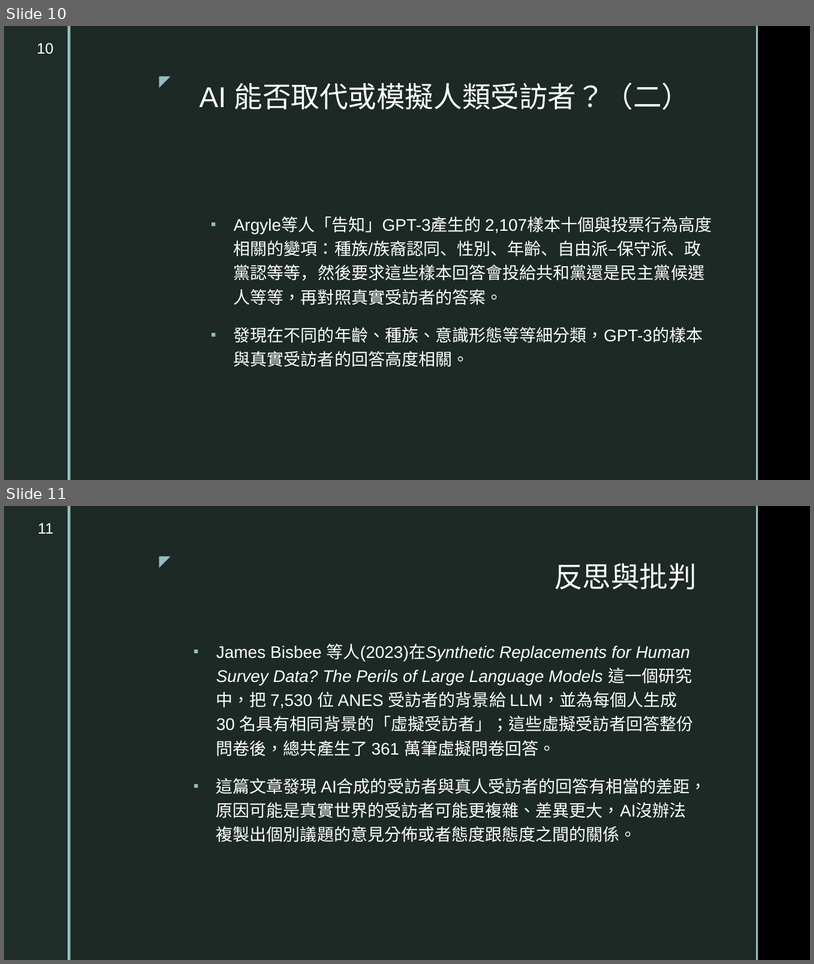
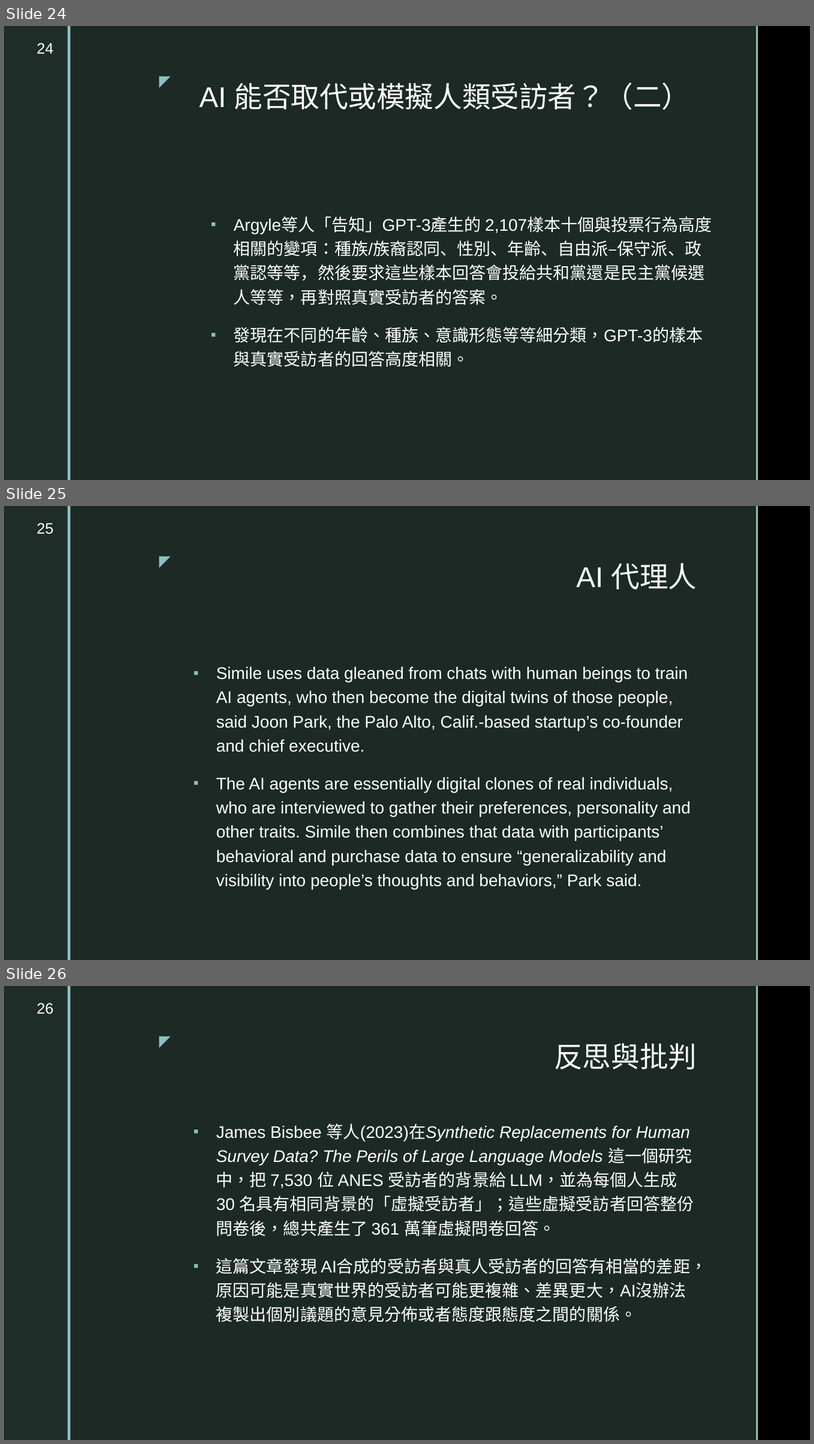
Before and after one commit to TsaiChiahung/PublicOpinion2026, a slide deck: 投影片/民意與調查Week12.pptx. Shown one above the other, each under a label of ours: slides 10 and 11 before the commit, slides 24, 25 and 26 after it. The pictures are 814x964 and 814x1444 pixels, drawn with LibreOffice and Linux fonts; fonts in the diff are those of the drawing; background and template pictures are left out. Boxes give left, top, right and bottom in pixels: in the first picture for what was removed or moved away, otherwise in the second. Text is boxed around its words. In the diff, an @@ line names an element or a change of style, - is before the commit and + after.

```diff
--- a/投影片/民意與調查Week12.pptx
+++ b/投影片/民意與調查Week12.pptx
@@ slide 25 added at <box>4,506,810,960</box>, background picture (left out); not listed: 5 template elements that a slide beside it also shows @@
@@ page number added at <box>37,523,54,534</box>, 18 pt, text #FFFFFF @@
+25
@@ title added at <box>576,563,697,589</box>, 34 pt, text #FFFFFF @@
+AI 代理人
@@ text added at <box>216,666,691,889</box>, 20 pt, text #FFFFFF @@
+▪ Simile uses data gleaned from chats with human beings to train AI agents, who then become the digital twins of those people, said Joon Park, the Palo Alto, Calif.-based startup’s co-founder and chief executive.
+▪ The AI agents are essentially digital clones of real individuals, who are interviewed to gather their preferences, personality and other traits. Simile then combines that data with participants’ behavioral and purchase data to ensure “generalizability and visibility into people’s thoughts and behaviors,” Park said.
@@ what was slide 10 is now slide 24 @@
@@ page number at <box>37,43,54,54</box>: text changed @@
-10
+24
@@ what was slide 11 is now slide 26 @@
@@ page number at <box>37,1003,54,1014</box>: text changed @@
-11
+26
```
Also in this commit, not shown: 3 slides changed, 17 other slides added.
